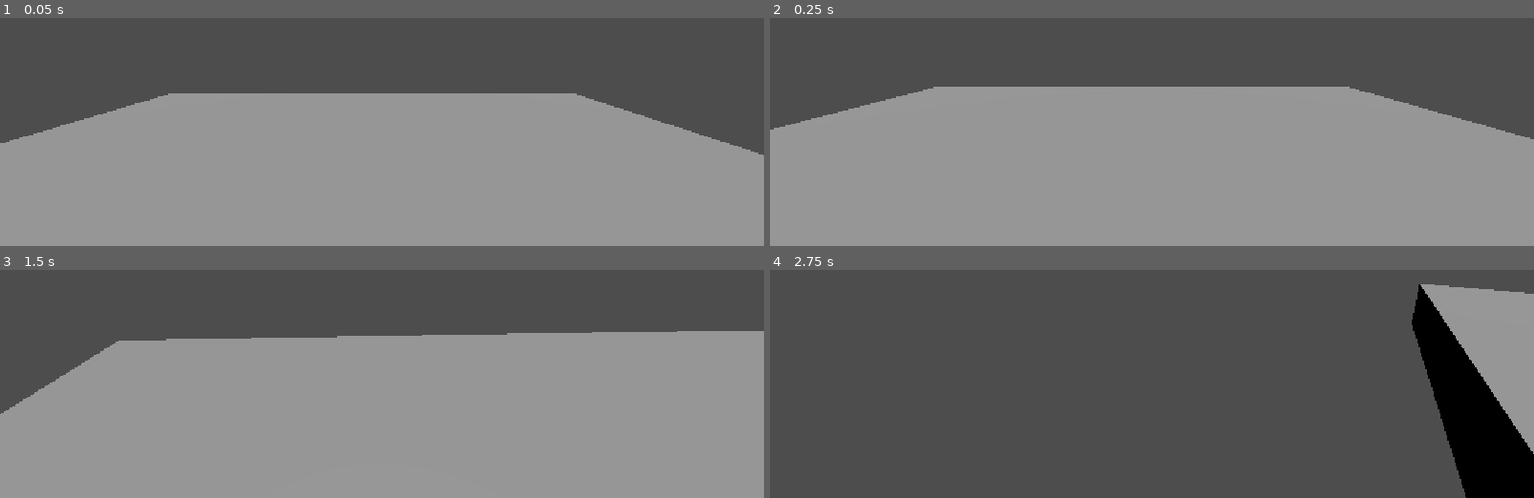
Above: before the commit, frames 1-4 (two rows, left to right).
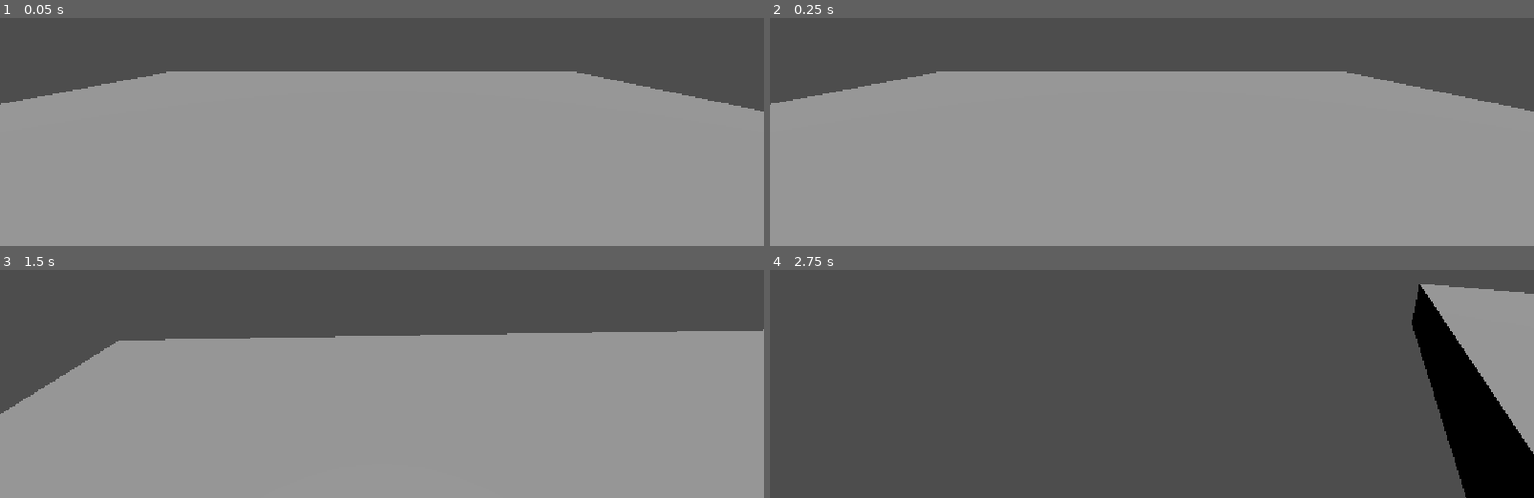
Above: after the commit, the same moments.

Repository: casualxcrisis/I_Cant_Leave_The_House
Game: Godot game, scene res://test_scene/character_move_test.tscn
The game is run twice, just before and just after one commit, with the same random seed, the same clock (stepped at 60 frames per second) and the same inputs. The project has no main scene, so this scene is started directly.
Inputs (mouse positions are in pixels of both pictures, inside the frame that each line leads up to):
- Up to frame 1 (0.05 s): no input
- Up to frame 2 (0.25 s): no input
- Up to frame 3 (1.5 s): move the mouse to (outside the picture) at 0.52 s; hold D (move_right) 0.53-1.28 s; click (outside the picture) at 0.67 s; tap Space (jump) at 0.77 s; move the mouse to (343, 285) at 1.27 s; hold W (move_forward) from 1.28 s (still down)
- Up to frame 4 (2.75 s): keep holding W (move_forward); tap Space (jump) at 1.52 s; move the mouse to (1167, 276) at 2.02 s

The runs differ from the first frame. In frame 1, 12% of the frame differs, in the area x 0-100%, y 23-61%; in frame 2, 7.8%; in frame 3, less than 0.1%; in frame 4, nothing differs.

Commit message:
Moved player character in test scene so it didn't fall when spawned in and added gun sprites to be added.

Diff:
--- a/player_character/scenes/player.tscn
+++ b/player_character/player.tscn
@@ -1,6 +1,6 @@
 [gd_scene format=3 uid="uid://bj4hwsf2nal3q"]
 
-[ext_resource type="Script" uid="uid://t7odnqliesd6" path="res://player_character/scenes/player.gd" id="1_4qdna"]
+[ext_resource type="Script" uid="uid://t7odnqliesd6" path="res://player_character/player.gd" id="1_4qdna"]
 
 [sub_resource type="CapsuleShape3D" id="CapsuleShape3D_0yd1l"]
 
--- a/test_scene/character_move_test.tscn
+++ b/test_scene/character_move_test.tscn
@@ -1,6 +1,6 @@
 [gd_scene format=3 uid="uid://di07idk2kdual"]
 
-[ext_resource type="PackedScene" uid="uid://bj4hwsf2nal3q" path="res://player_character/scenes/player.tscn" id="1_hmatl"]
+[ext_resource type="PackedScene" uid="uid://bj4hwsf2nal3q" path="res://player_character/player.tscn" id="1_hmatl"]
 
 [sub_resource type="BoxShape3D" id="BoxShape3D_0yd1l"]
 size = Vector3(16, 1, 16)
@@ -24,4 +24,4 @@
 shadow_enabled = true
 
 [node name="player" parent="." unique_id=1556319826 instance=ExtResource("1_hmatl")]
-transform = Transform3D(1, 0, 0, 0, 1, 0, 0, 0, 1, 0.378767, 0.3556732, 2.9749253)
+transform = Transform3D(1, 0, 0, 0, 1, 0, 0, 0, 1, 0.378767, -0.5244838, 2.9749253)
Binary file added: assets/weapons/sprites/MCGUN1.png
Not shown, added: assets/weapons/sprites/MCGUN1.png.import
Binary file added: assets/weapons/sprites/PICK1.png
Not shown, added: assets/weapons/sprites/PICK1.png.import
Binary file added: assets/weapons/sprites/PIST1.png
Not shown, added: assets/weapons/sprites/PIST1.png.import
Binary file added: assets/weapons/sprites/PIST2.png
Not shown, added: assets/weapons/sprites/PIST2.png.import
Binary file added: assets/weapons/sprites/Sgun.png
Not shown, added: assets/weapons/sprites/Sgun.png.import
Renamed: player_character/scenes/player.gd -> player_character/player.gd
Renamed: player_character/scenes/player.gd.uid -> player_character/player.gd.uid
